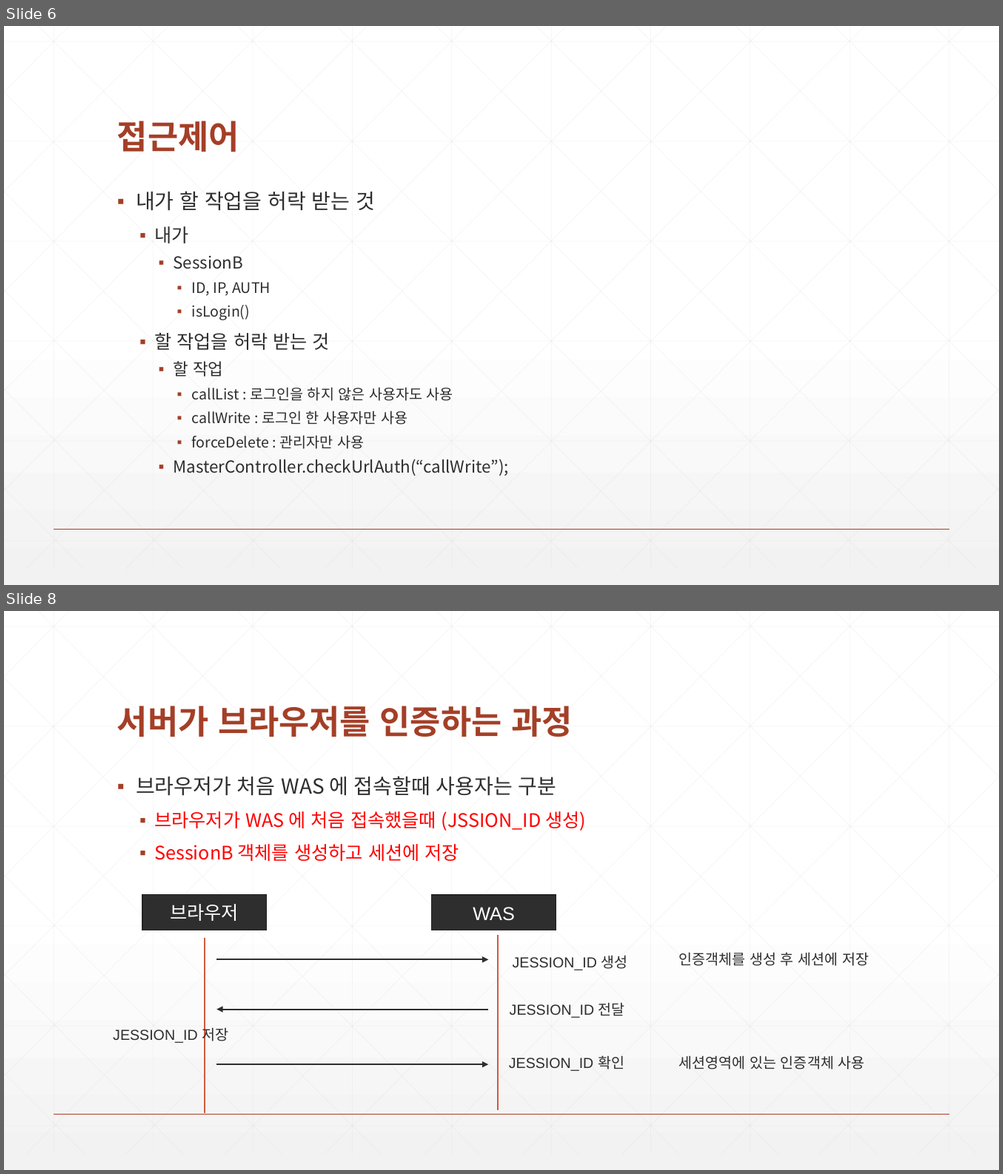
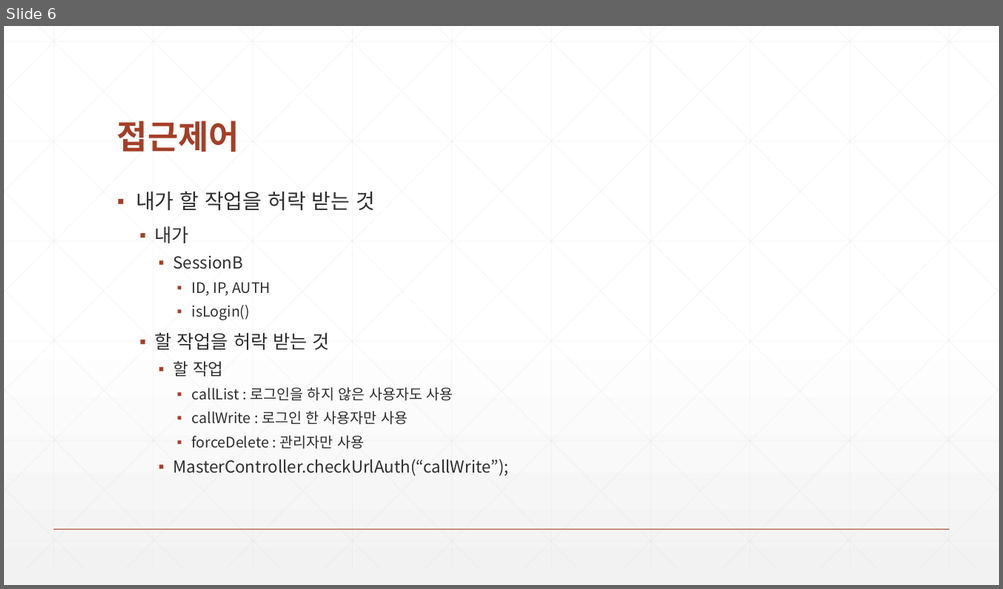
Before and after one commit to zeroshift01/code5, a slide deck: inflearn05/doc/5.인증과 접근제어 기능을 구현합니다..pptx. Shown one above the other, each under a label of ours: slides 6 and 8 before the commit, slide 6 after it; the slides between them are not shown. The pictures are 1003x1174 and 1003x589 pixels, drawn with LibreOffice and Linux fonts; fonts in the diff are those of the drawing. Boxes give left, top, right and bottom in pixels: in the first picture for what was removed or moved away, otherwise in the second. Text is boxed around its words. In the diff, an @@ line names an element or a change of style, - is before the commit and + after.

```diff
--- a/inflearn05/doc/5.인증과 접근제어 기능을 구현합니다..pptx
+++ b/inflearn05/doc/5.인증과 접근제어 기능을 구현합니다..pptx
@@ slide 8 removed at bbox=[4, 611, 999, 1170], background gradient #FFFFFF to #F2F2F2; not listed: 47 template elements that a slide beside it also shows @@
@@ title removed at bbox=[117, 706, 572, 737] @@
-서버가 브라우저를 인증하는 과정
@@ text removed at bbox=[136, 776, 586, 861] @@
-▪ 브라우저가 처음 WAS 에 접속할때 사용자는 구분
-  ▪ 브라우저가 WAS 에 처음 접속했을때 (JSSION_ID 생성)
-  ▪ SessionB 객체를 생성하고 세션에 저장
@@ rectangle removed at bbox=[142, 895, 266, 931] @@
-브라우저
@@ rectangle removed at bbox=[432, 895, 555, 931] @@
-WAS
@@ line removed from (205, 938) to (205, 1113) @@
@@ line removed from (498, 936) to (498, 1111) @@
@@ arrow removed from (216, 960) to (488, 960) @@
@@ text removed at bbox=[512, 955, 628, 971] @@
-JESSION_ID 생성
@@ text removed at bbox=[679, 952, 868, 966] @@
-인증객체를 생성 후 세션에 저장
@@ arrow removed from (488, 1009) to (216, 1009) @@
@@ text removed at bbox=[509, 1003, 625, 1018] @@
-JESSION_ID 전달
@@ text removed at bbox=[113, 1025, 228, 1044] @@
-JESSION_ID 저장
@@ arrow removed from (216, 1065) to (488, 1065) @@
@@ text removed at bbox=[509, 1056, 624, 1071] @@
-JESSION_ID 확인
@@ text removed at bbox=[679, 1056, 865, 1070] @@
-세션영역에 있는 인증객체 사용
```
Also in this commit, not shown: 3 slides changed, 1 other slide removed, 8 other files.
